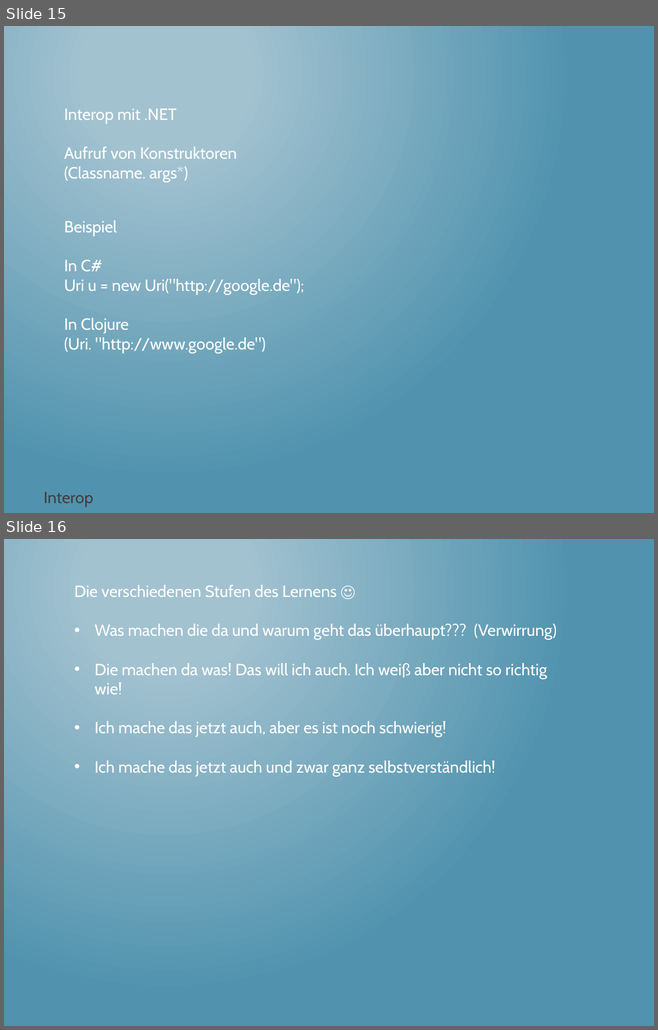
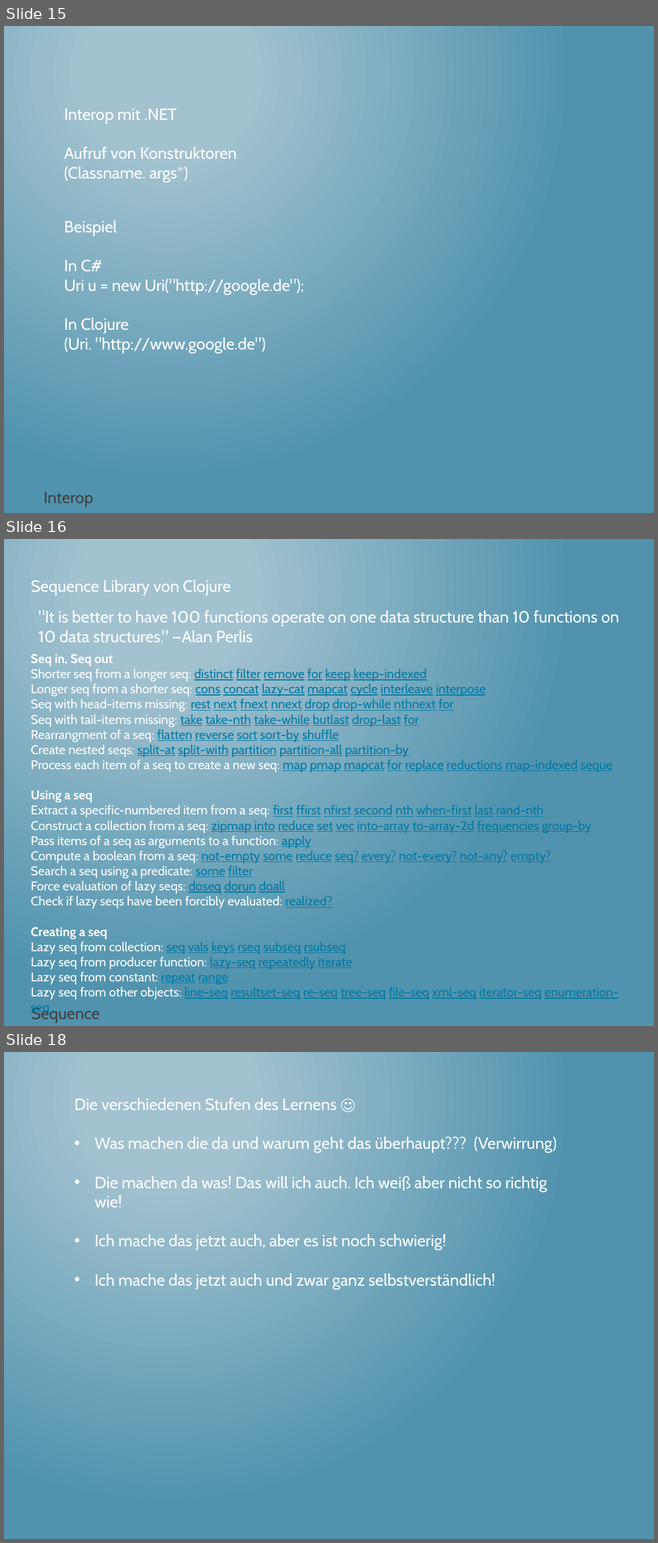
Before and after one commit to thomasschulte/ClojureUsergroupDemo, a slide deck: Clojure Vortrag .NET User Group.pptx. Shown one above the other, each under a label of ours: slides 15 and 16 before the commit, slides 15, 16 and 18 after it; the slides between them are not shown. The pictures are 658x1030 and 658x1543 pixels, drawn with LibreOffice and Linux fonts; fonts in the diff are those of the drawing. Boxes give left, top, right and bottom in pixels: in the first picture for what was removed or moved away, otherwise in the second. Text is boxed around its words. In the diff, an @@ line names an element or a change of style, - is before the commit and + after.

```diff
--- a/Clojure Vortrag .NET User Group.pptx
+++ b/Clojure Vortrag .NET User Group.pptx
@@ slide 16 added at (4, 539, 654, 1026), background gradient #A3C3D1 to #5194AF @@
@@ text added at (31, 580, 231, 596), 18 pt, text #FFFFFF @@
+Sequence Library von Clojure
@@ text added at (38, 610, 619, 642), 18 pt, text #FFFFFF @@
+"It is better to have 100 functions operate on one data structure than 10 functions on 10 data structures." —Alan Perlis
@@ text added at (31, 654, 618, 1000), 14 pt, text #0079A4, underline @@
+Seq in, Seq out
+Shorter seq from a longer seq: distinct filter remove for keep keep-indexed
+Longer seq from a shorter seq: cons concat lazy-cat mapcat cycle interleave interpose
+Seq with head-items missing: rest next fnext nnext drop drop-while nthnext for
+Seq with tail-items missing: take take-nth take-while butlast drop-last for
+Rearrangment of a seq: flatten reverse sort sort-by shuffle
+Create nested seqs: split-at split-with partition partition-all partition-by
+Process each item of a seq to create a new seq: map pmap mapcat for replace reductions map-indexed seque
+Using a seq
+Extract a specific-numbered item from a seq: first ffirst nfirst second nth when-first last rand-nth
+Construct a collection from a seq: zipmap into reduce set vec into-array to-array-2d frequencies group-by
+Pass items of a seq as arguments to a function: apply
+Compute a boolean from a seq: not-empty some reduce seq? every? not-every? not-any? empty?
+Search a seq using a predicate: some filter
+Force evaluation of lazy seqs: doseq dorun doall
+Check if lazy seqs have been forcibly evaluated: realized?
+Creating a seq
+Lazy seq from collection: seq vals keys rseq subseq rsubseq
+Lazy seq from producer function: lazy-seq repeatedly iterate
+Lazy seq from constant: repeat range
+Lazy seq from other objects: line-seq resultset-seq re-seq tree-seq file-seq xml-seq iterator-seq enumeration-seq
@@ text added at (31, 1006, 100, 1023), 18 pt, text #3F3F3F @@
+Sequence
@@ what was slide 16 is now slide 18 @@
```
Also in this commit, not shown: 1 other slide added, 1 other file.
